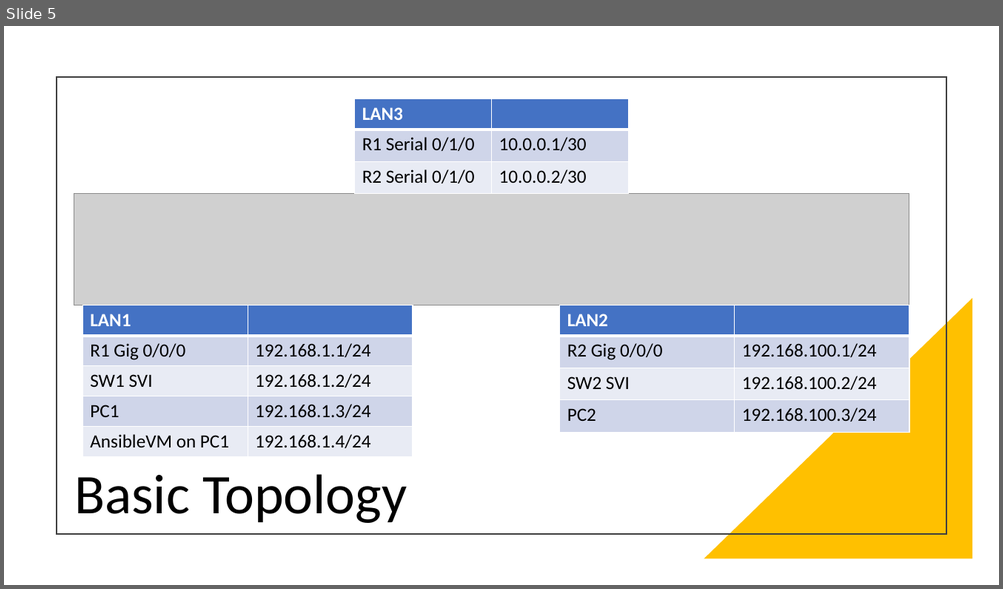
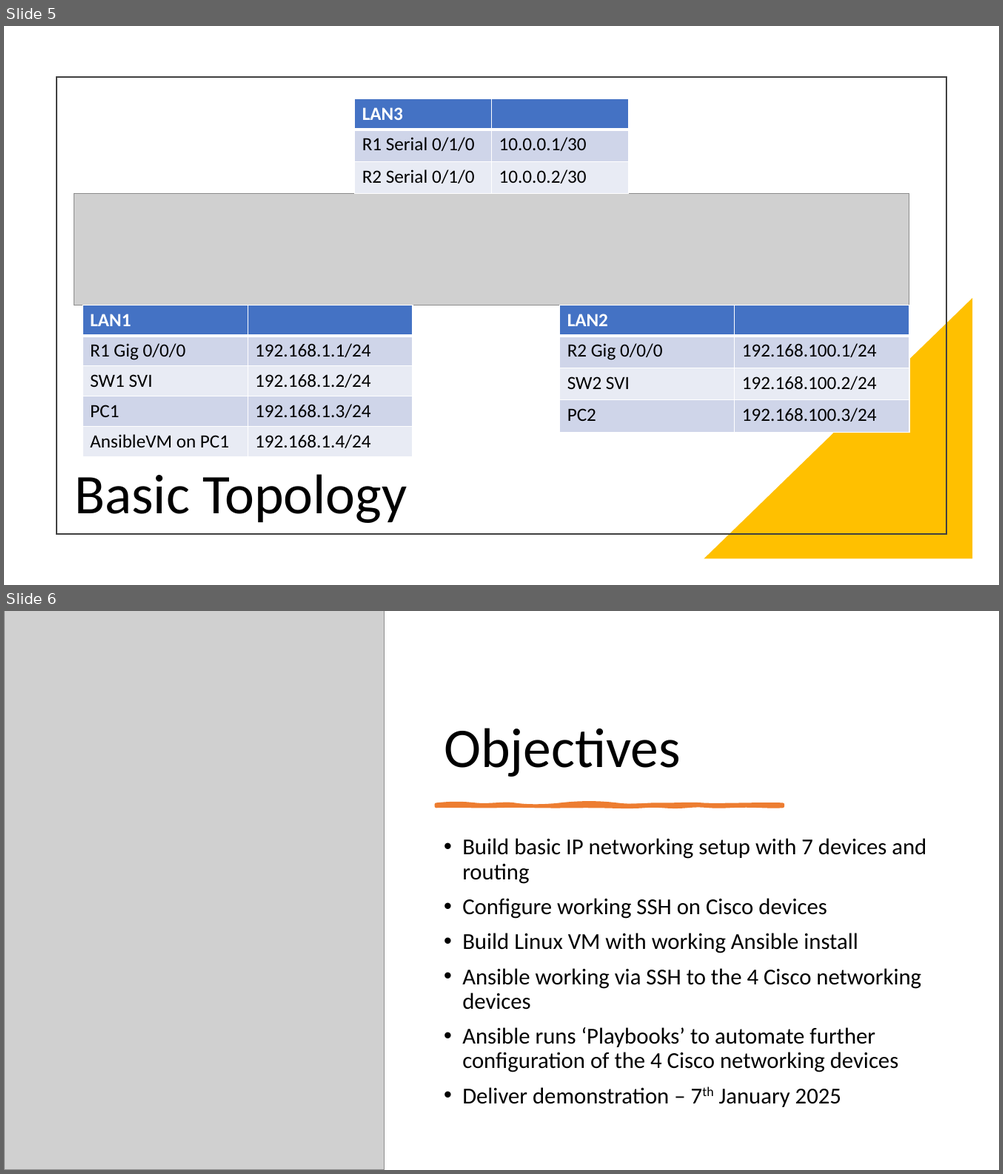
Before and after one commit to 2wheelsdown/NPAssignment2, a slide deck: Presentation.pptx. Shown one above the other, each under a label of ours: slide 5 before the commit, slides 5 and 6 after it. The pictures are 1003x589 and 1003x1174 pixels, drawn with LibreOffice and Linux fonts; fonts in the diff are those of the drawing; grey boxes stand for pictures. Boxes give left, top, right and bottom in pixels: in the first picture for what was removed or moved away, otherwise in the second. Text is boxed around its words. In the diff, an @@ line names an element or a change of style, - is before the commit and + after.

```diff
--- a/Presentation.pptx
+++ b/Presentation.pptx
@@ slide 6 added at [4,611,999,1170], background #FFFFFF @@
@@ picture added at [4,611,384,1170] @@
@@ title added at [444,728,680,777], 54 pt, text #000000 @@
+Objectives
@@ freeform shape added at [436,805,782,806], fill #ED7D31, outline #ED7D31 3.5 pt @@
@@ text added at [462,838,926,1108], 22 pt, text #000000 @@
+• Build basic IP networking setup with 7 devices and routing
+• Configure working SSH on Cisco devices
+• Build Linux VM with working Ansible install
+• Ansible working via SSH to the 4 Cisco networking devices
+• Ansible runs ‘Playbooks’ to automate further configuration of the 4 Cisco networking devices
+• Deliver demonstration – 7th January 2025
```
Also in this commit, not shown: 2 slides changed, 1 other slide added.
